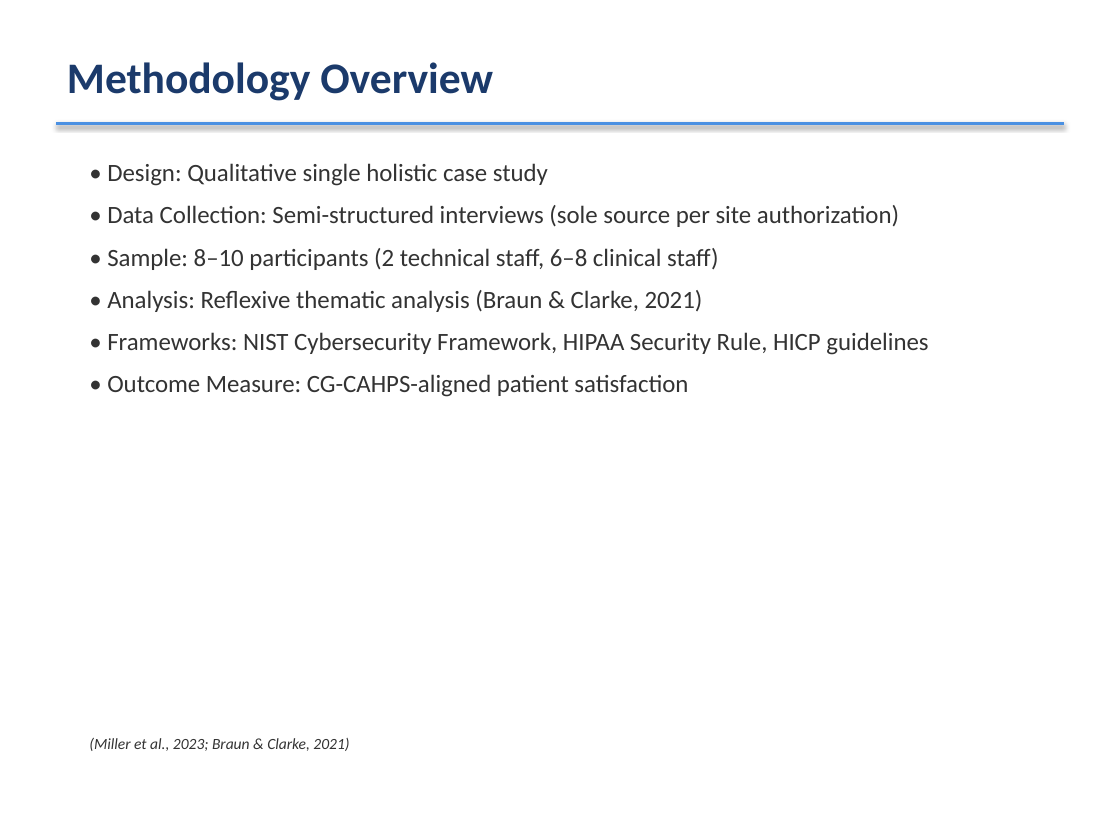
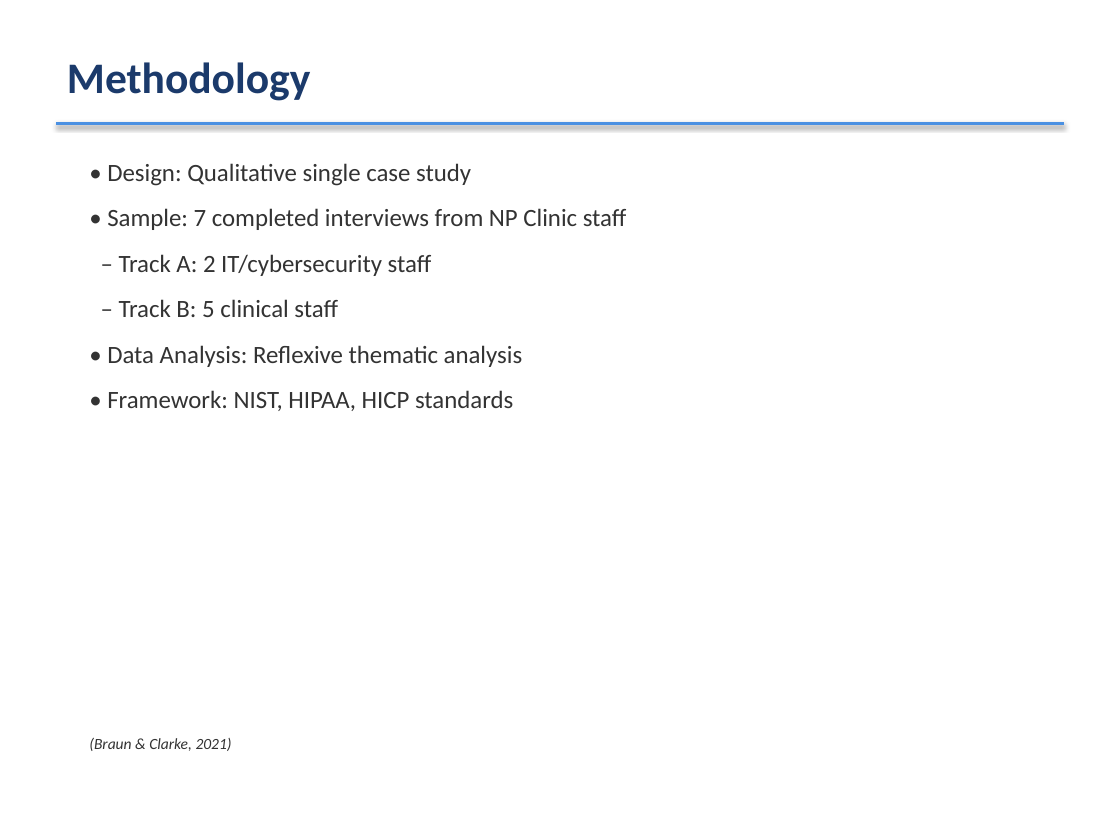
Before and after one commit to CyberNupe/CyberNupe, a slide deck: slide 6 of DRP_Defense_Presentation.pptx (slide 8 before the commit). Drawn at 1120x840 pixels with LibreOffice and Linux fonts; fonts in the diff are those of the drawing. Boxes give left, top, right and bottom in pixels: in the first picture for what was removed or moved away, otherwise in the second. Text is boxed around its words. In the diff, an @@ line names an element or a change of style, - is before the commit and + after.

```diff
--- a/DRP_Defense_Presentation.pptx
+++ b/DRP_Defense_Presentation.pptx
@@ text at (67, 62, 310, 101): text changed @@
-Methodology Overview
+Methodology
@@ text at (107, 163, 627, 411): text changed @@
-• Design: Qualitative single holistic case study
-• Data Collection: Semi-structured interviews (sole source per site authorization)
-• Sample: 8–10 participants (2 technical staff, 6–8 clinical staff)
-• Analysis: Reflexive thematic analysis (Braun & Clarke, 2021)
-• Frameworks: NIST Cybersecurity Framework, HIPAA Security Rule, HICP guidelines
-• Outcome Measure: CG-CAHPS-aligned patient satisfaction
+• Design: Qualitative single case study
+• Sample: 7 completed interviews from NP Clinic staff
+– Track A: 2 IT/cybersecurity staff
+– Track B: 5 clinical staff
+• Data Analysis: Reflexive thematic analysis
+• Framework: NIST, HIPAA, HICP standards
@@ text at (89, 738, 232, 751): text changed @@
-(Miller et al., 2023; Braun & Clarke, 2021)
+(Braun & Clarke, 2021)
```
Also in this commit, not shown: 16 other slides changed, 22 slides removed.
